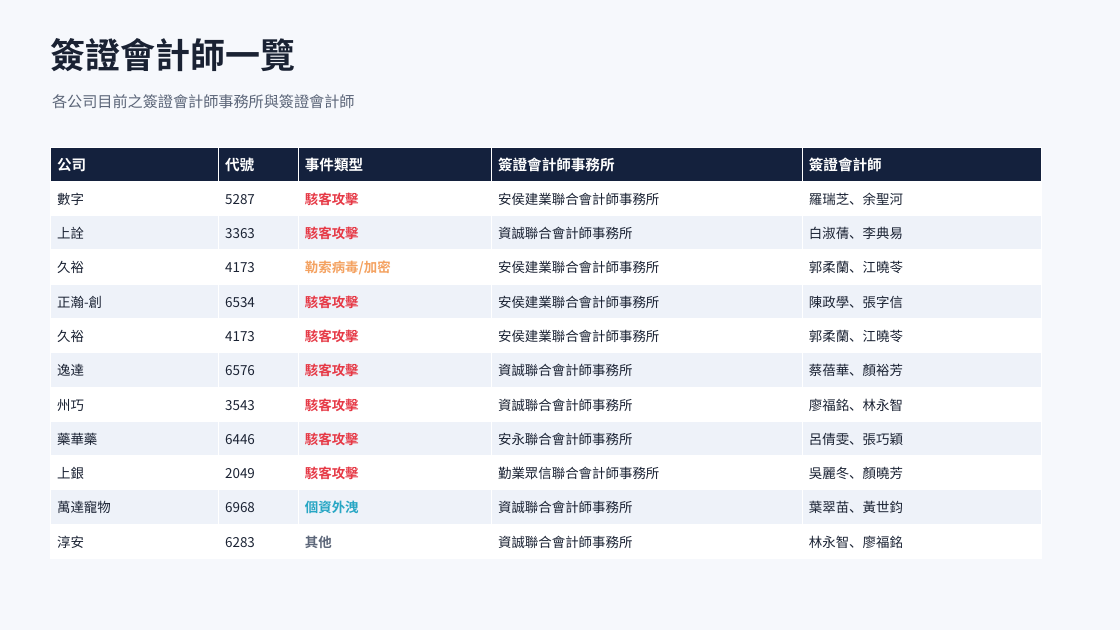
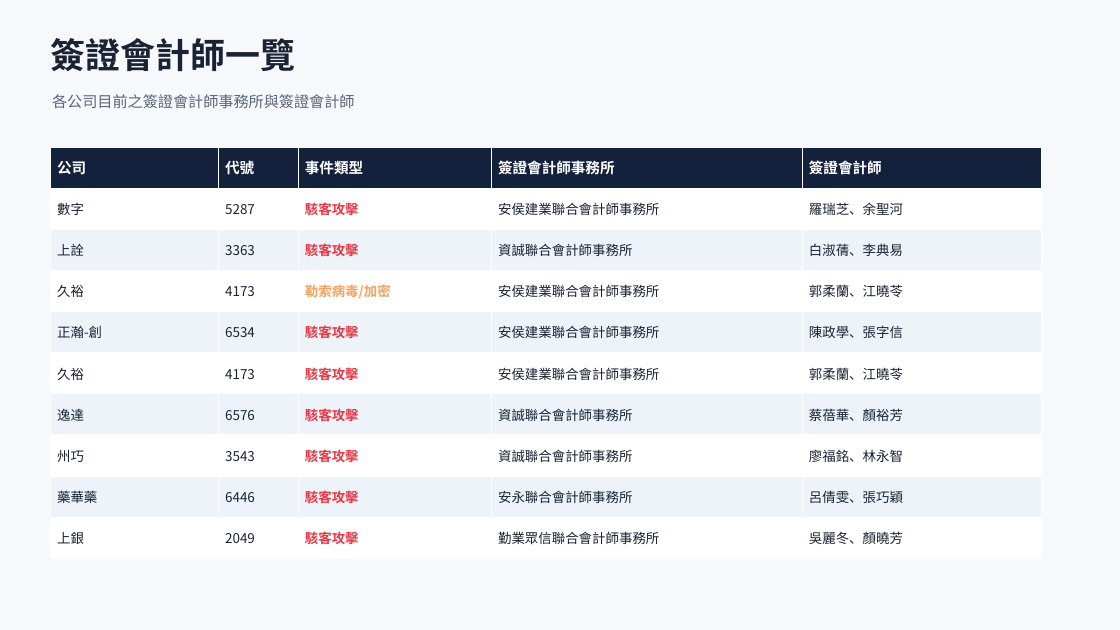
Before and after one commit to Johnnylin77/mops-isec-monitor, a slide deck: slide 4 of 資安事件因應分析.pptx. Drawn at 1120x630 pixels with LibreOffice and Linux fonts; fonts in the diff are those of the drawing. Boxes give left, top, right and bottom in pixels: in the first picture for what was removed or moved away, otherwise in the second. Text is boxed around its words. In the diff, an @@ line names an element or a change of style, - is before the commit and + after.

```diff
--- a/資安事件因應分析.pptx
+++ b/資安事件因應分析.pptx
@@ table at (x1=50, y1=147, x2=1042, y2=559) @@
-row 11: 萬達寵物 | 6968 | 個資外洩 | 資誠聯合會計師事務所 | 葉翠苗、黃世鈞
-row 12: 淳安 | 6283 | 其他 | 資誠聯合會計師事務所 | 林永智、廖福銘
```
Also in this commit, not shown: 4 other slides changed, 2 other files.
